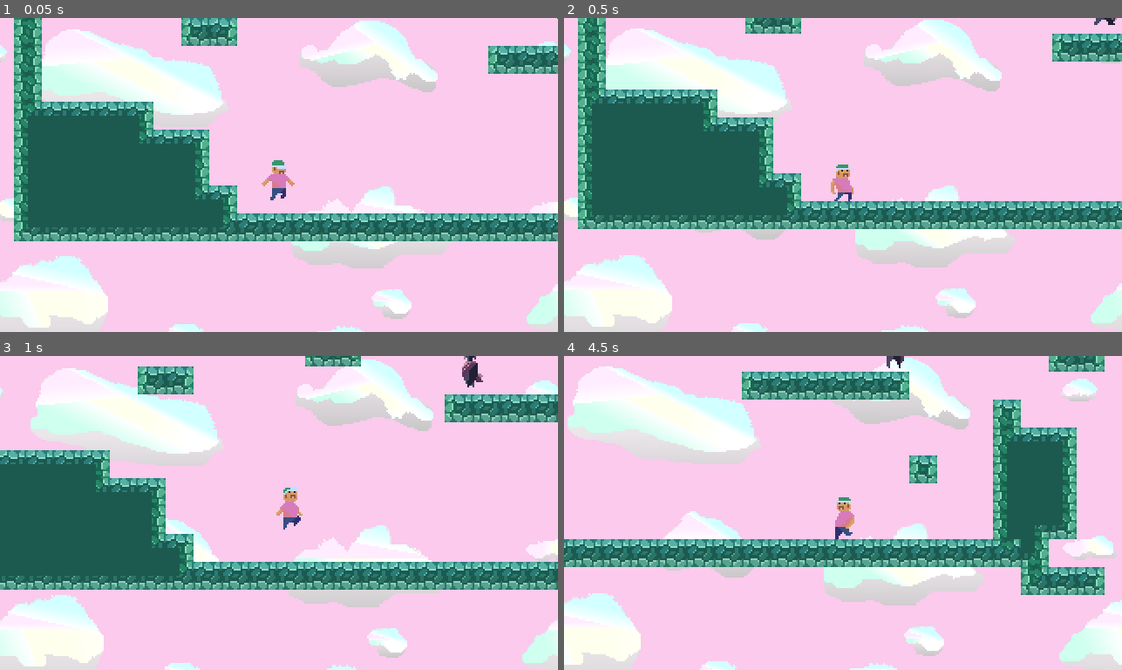
Above: before the commit, frames 1-4 (two rows, left to right).
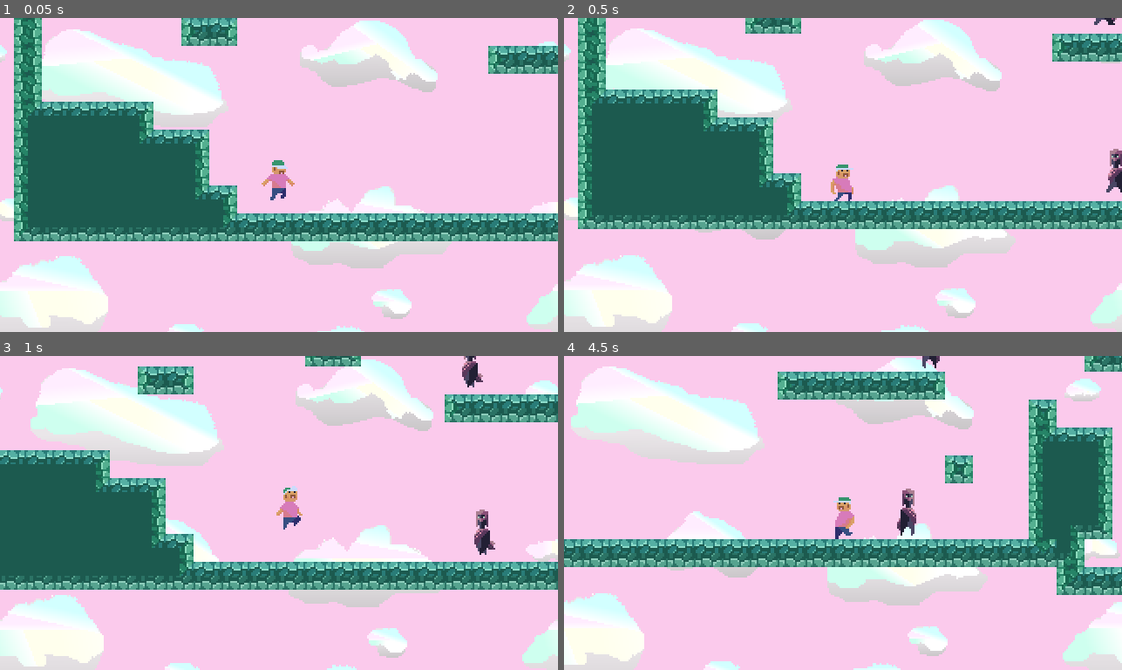
Above: after the commit, the same moments.

Repository: acarriedev/pig-boy-game
Game: Godot game, scene res://World.tscn
Same seed, same stepped clock (60 frames per second), same inputs: the game is played once before the commit and once after it.
Inputs:
- Up to frame 1 (0.05 s): no input
- Up to frame 2 (0.5 s): no input
- Up to frame 3 (1 s): hold Right (ui_right) from 0.53 s (still down); tap Up (ui_up) at 0.77 s
- Up to frame 4 (4.5 s): tap Up (ui_up) at 1.52, 3.02, 3.77 s; release Right (ui_right) at 2.03 s; hold Left (ui_left) 2.03-2.78 s; hold Right (ui_right) 2.78-4.28 s; hold Left (ui_left) from 4.28 s (still down)

Frame 1 is identical in both runs. In frame 2, 0.3% of the frame differs, in the area x 97-100%, y 41-56%; in frame 3, 0.3%; in frame 4, 20%, in the area x 0-100%, y 0-100%.

Commit message:
Second FunCreep added to World scene

Diff:
--- a/World.tscn
+++ b/World.tscn
@@ -466,3 +466,6 @@
 
 [node name="FunCreep" parent="." instance=ExtResource( 3 )]
 position = Vector2( 317, 72 )
+
+[node name="FunCreep2" parent="." instance=ExtResource( 3 )]
+position = Vector2( 324, 165 )
